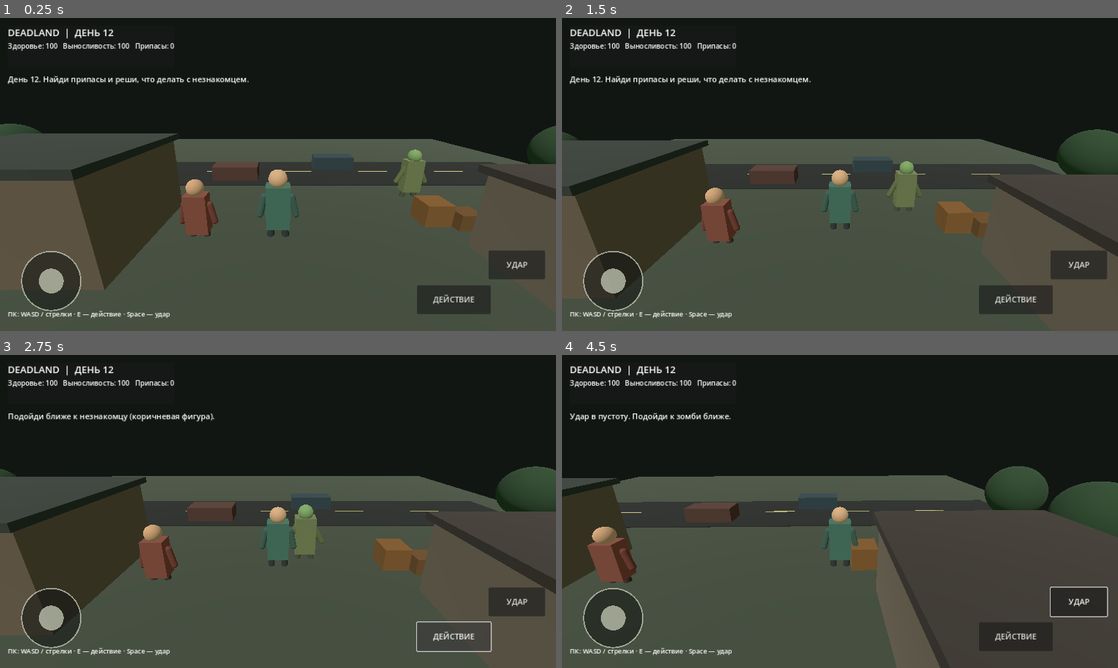
Above: before the commit, frames 1-4 (two rows, left to right).
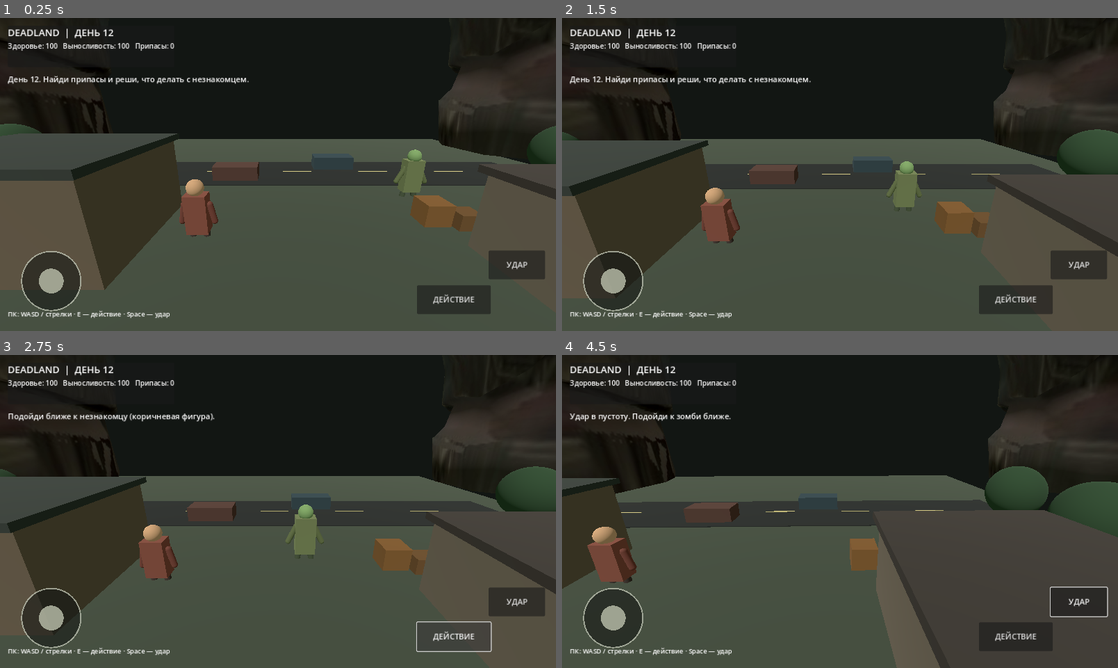
Above: after the commit, the same moments.

Repository: mapsmax32-ui/Deadland
Game: Godot game, scene res://Main.tscn
Same seed, same stepped clock (60 frames per second), same inputs: the game is played once before the commit and once after it.
Inputs (mouse positions are in pixels of both pictures, inside the frame that each line leads up to):
- Up to frame 1 (0.25 s): no input
- Up to frame 2 (1.5 s): tap Enter at 0.5 s; drag from (612, 280) to (895, 105) at 0.52 s; drag from (728, 190) to (812, 237) at 1.27 s
- Up to frame 3 (2.75 s): click "ДЕЙСТВИЕ" at 2 s
- Up to frame 4 (4.5 s): click "УДАР" at 2.75 s; tap Space (attack) at 3.5, 3.6 s; move the mouse to (895, 442) at 3.52 s; hold D (move_right) 3.53-4.25 s; drag from (812, 574) to (673, 464) at 4.27 s

The runs differ from the first frame. In frame 1, 3.8% of the frame differs, in the area x 0-100%, y 2-70%; in frame 2, 3.8%; in frame 3, 3.8%; in frame 4, 4.1%, in the area x 0-100%, y 5-68%.

Commit message:
Add survivor GLB player model and scale it correctly

Diff:
--- a/scripts/main.gd
+++ b/scripts/main.gd
@@ -78,14 +78,14 @@
     player.set_script(load("res://scripts/player_controller.gd"))
     add_child(player)
     var model_path := "res://assets/models/characters/survivor.glb"
-    if ResourceLoader.exists(model_path):
-        var model_resource: PackedScene = load(model_path)
-        if model_resource != null:
-            var character_model := model_resource.instantiate()
+    var model_resource := load(model_path) as PackedScene if ResourceLoader.exists(model_path) else null
+    if model_resource != null:
+        var character_model := model_resource.instantiate() as Node3D
+        if character_model != null:
             character_model.name = "SurvivorVisual"
-            # Keep gameplay collision/controller on CharacterBody3D; GLB is visual only.
+            # The GLB stores its mesh at centimeter scale; compensate while keeping the scene's axis conversion.
             character_model.position = Vector3(0, -0.8, 0)
-            character_model.scale = Vector3.ONE
+            character_model.scale = Vector3(100, 100, 100)
             player.add_child(character_model)
         else:
             _make_fallback_player_visual()
Binary file added: assets/models/characters/survivor.glb
